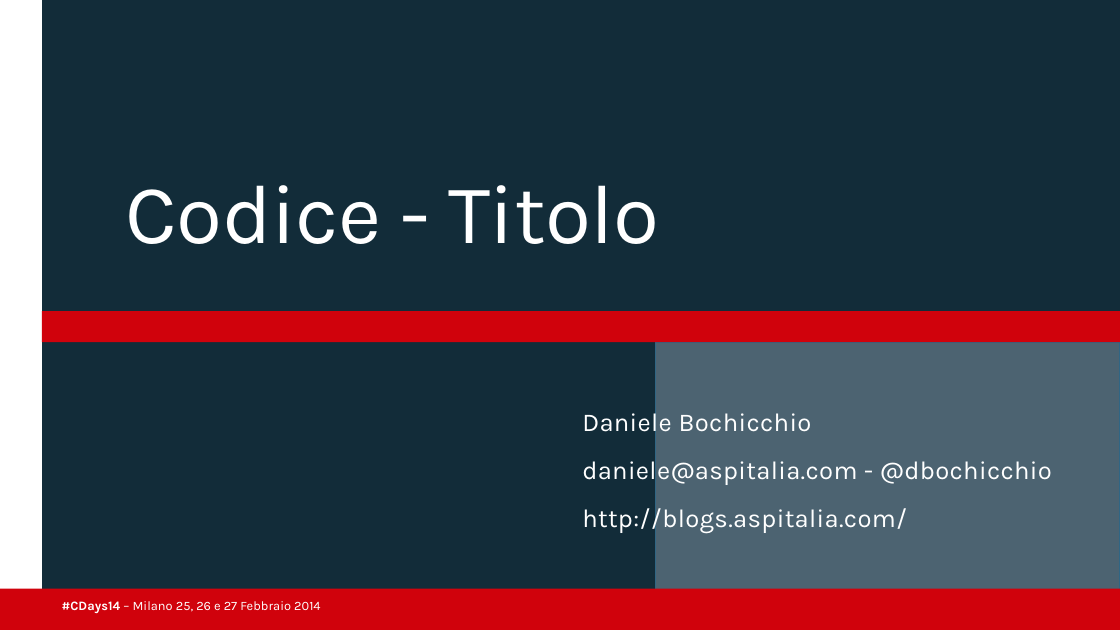
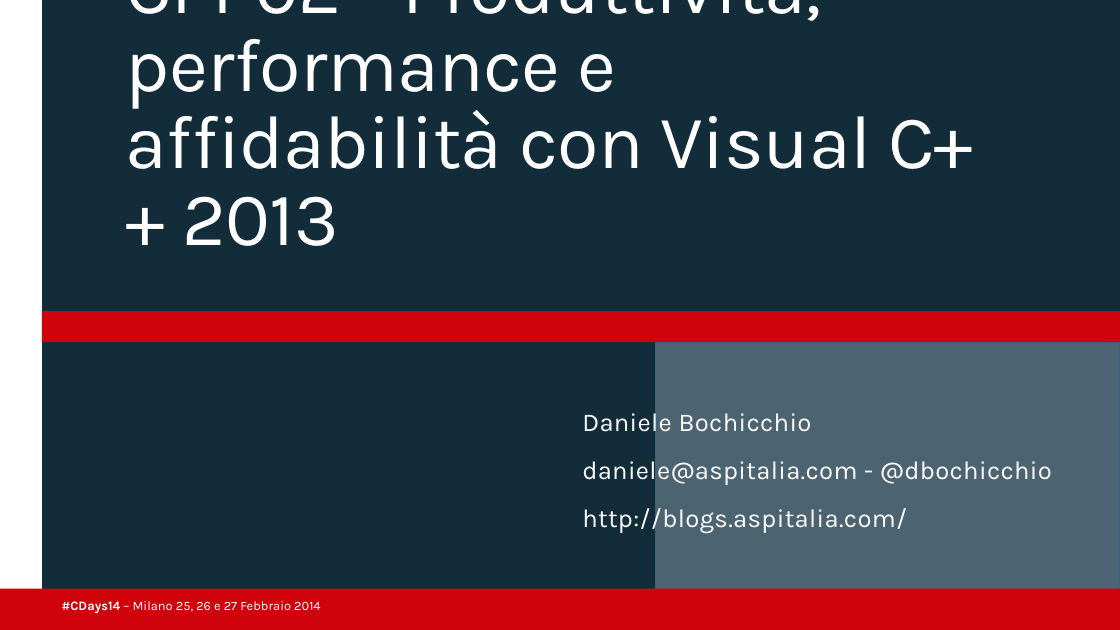
Before and after one commit to guidop/CDays14, a slide deck: slide 1 of presentazioneCDAYS2014.pptx. Drawn at 1120x630 pixels with LibreOffice and Linux fonts; fonts in the diff are those of the drawing; background and template pictures are left out. Boxes give left, top, right and bottom in pixels: in the first picture for what was removed or moved away, otherwise in the second. Text is boxed around its words. In the diff, an @@ line names an element or a change of style, - is before the commit and + after.

```diff
--- a/presentazioneCDAYS2014.pptx
+++ b/presentazioneCDAYS2014.pptx
@@ title at box(126, 0, 973, 246): text changed; size 72 to 64.8 pt @@
-Codice - Titolo
+CPP02 - Produttività, performance e affidabilità con Visual C++ 2013
```
Also in this commit, not shown: 8 other slides changed, 2 slides added.
